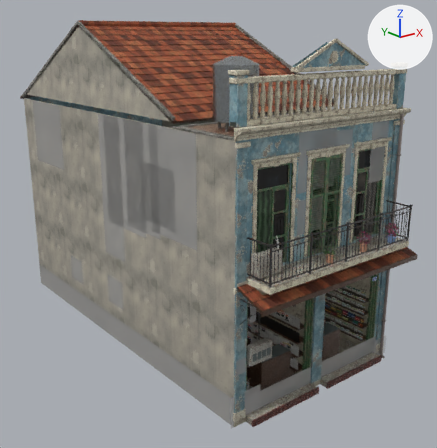
Renders of the glTF model assets/models/city/colonial_2f_w6_blue.glb from each side of a commit.
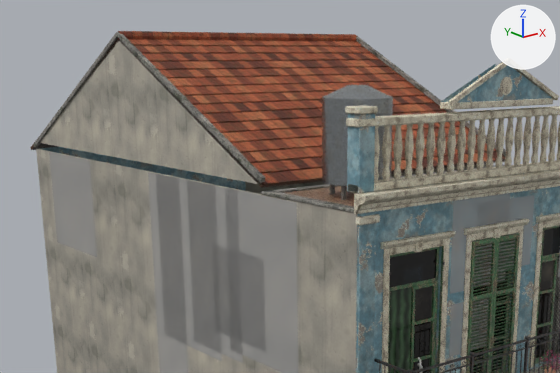
There are two pictures of each version: one whole from a 50 mm camera at (-11.53, -10.05, 9.52) aimed at (0.5, 4.98, 3.5), one close up on the part from 0% to 85% of the width and 0% to 55% of the height. Arrows for +X, +Y and +Z are at upper right; the lights stay in place. The last two pictures show the newer version. Objects named as collision shapes, trigger or cutter boxes, shadow casters or lower levels of detail are left out. Where no turn or scale is listed for an object, it has been applied to the vertices. Vertices at exactly the same position are counted once.

The scene before the commit, as lines of its bpy script (objects in view):
```python
ob_colonial_2f_w6_blue_clutter = bpy.data.objects.new('colonial_2f_w6_blue_clutter', me_colonial_2f_w6_blue_clutter)
ob_colonial_2f_w6_blue_clutter.location = (0.0, 0.0, 0.0)
ob_colonial_2f_w6_blue_detail = bpy.data.objects.new('colonial_2f_w6_blue_detail', me_colonial_2f_w6_blue_detail)
ob_colonial_2f_w6_blue_detail.location = (0.0, 0.0, 0.0)
ob_colonial_2f_w6_blue_shell = bpy.data.objects.new('colonial_2f_w6_blue_shell', me_colonial_2f_w6_blue_shell)
ob_colonial_2f_w6_blue_shell.location = (0.0, 0.0, 0.0)
# me_colonial_2f_w6_blue_shell
# before: 595 (3.0, 12.0, 7.3), 905 (-3.0, 12.0, 7.3) at pixel (36, 148), 3427 (-3.0, 2.4, 7.3) at pixel (262, 194), 3760 (3.0, 2.4, 7.3), 4084 (-3.0, 12.0, 7.45) at pixel (35, 142)
# before: 4085 (-3.0, 2.4, 7.45) at pixel (262, 185), 4086 (3.0, 2.4, 7.45), 4087 (3.0, 12.0, 7.45)
```
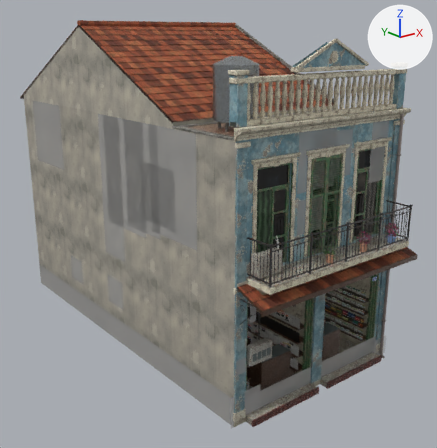
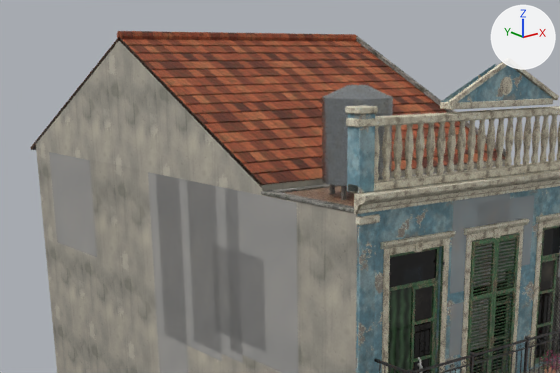
What the commit changed:
me_colonial_2f_w6_blue_shell is used by ob_colonial_2f_w6_blue_shell; location (0.0, 0.0, 0.0).
Verts and faces of me_colonial_2f_w6_blue_shell; kept vertices keep their numbers, new ones are numbered from 4185.
me_colonial_2f_w6_blue_shell had 4185 vertices, 7023 faces and spanned x -3.06..3.06, y -0.95..12.36, z 0.0..9.91.
me_colonial_2f_w6_blue_shell now has 4173 vertices, 7011 faces and spans x -3.06..3.06, y -0.95..12.36, z 0.0..9.91.
me_colonial_2f_w6_blue_shell part 1: the loose piece of 12 vertices spanning x -3.04..-2.96, y 2.36..12.04, z 7.32..9.89 is deleted.
Part 2, on me_colonial_2f_w6_blue_shell:
New faces: (905, 4085, 4084), (905, 3427, 4085), (595, 4087, 3760), (3760, 4087, 4086), (3427, 3760, 4086), (3427, 4086, 4085) (mat_arch_cement_render).
New faces: (595, 4084, 4087), (595, 905, 4084) (mat_arch_cement_render).

Boxes [x1, y1, x2, y2] around the edits, measured in the close-ups (560 x 373 px):
part 1 of me_colonial_2f_w6_blue_shell, deleted
    before: [33, 32, 265, 183]
part 2 of me_colonial_2f_w6_blue_shell, added
    after: [36, 142, 505, 194]
